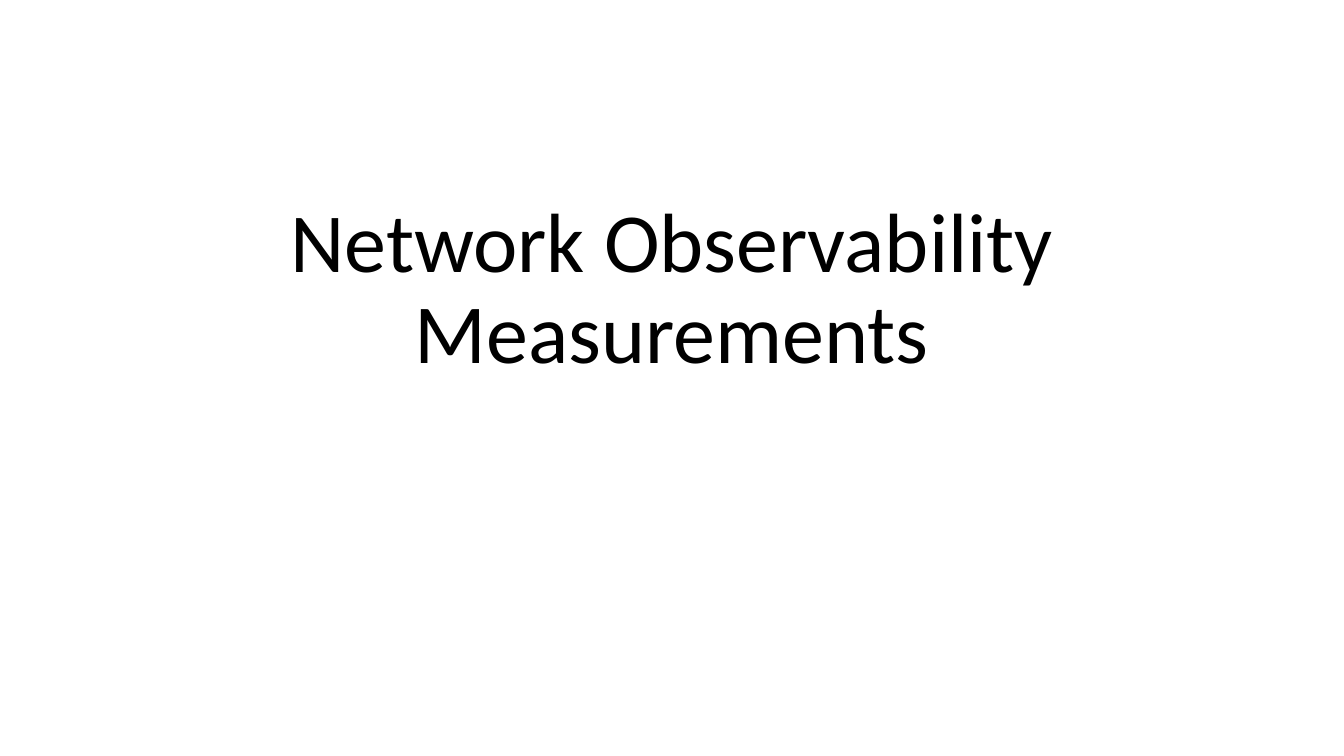
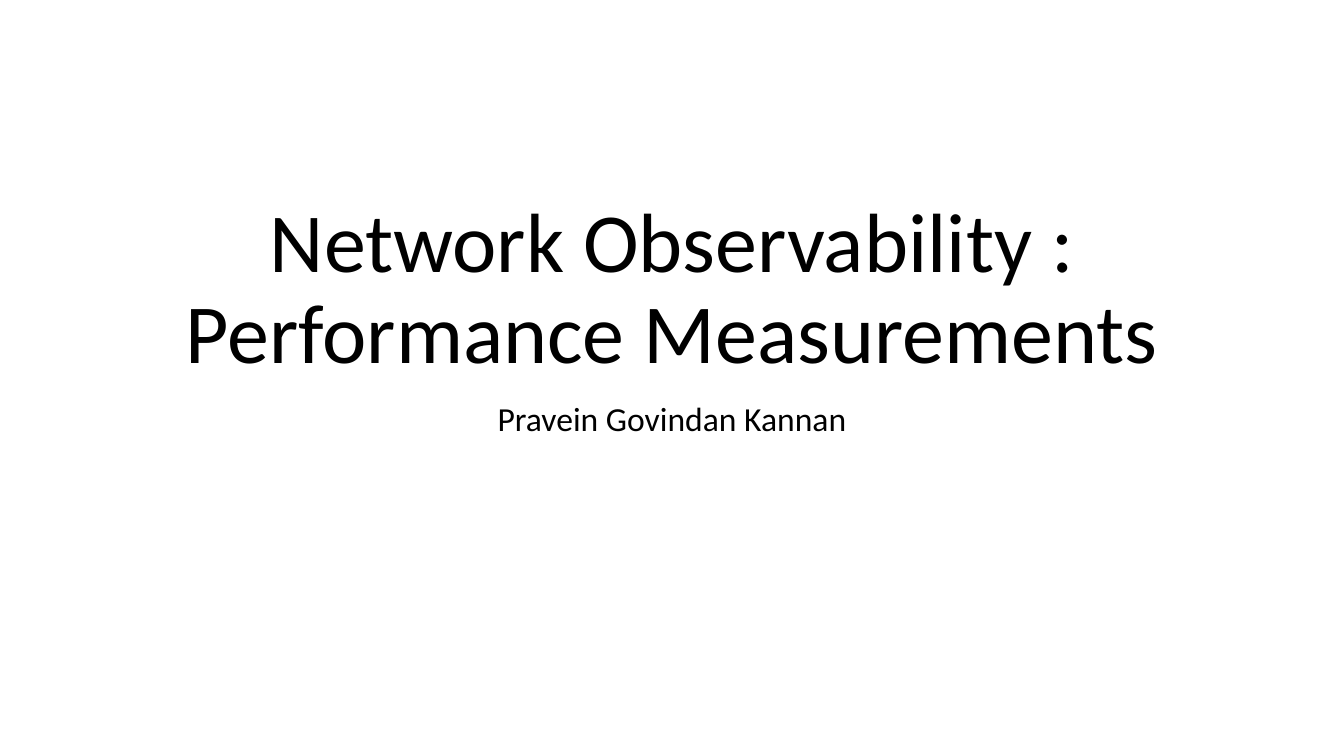
Before and after one commit to netobserv/netobserv-ebpf-agent, a slide deck: slide 1 of docs/measurements.pptx. Drawn at 1344x756 pixels with LibreOffice and Linux fonts; fonts in the diff are those of the drawing. Boxes give left, top, right and bottom in pixels: in the first picture for what was removed or moved away, otherwise in the second. Text is boxed around its words. In the diff, an @@ line names an element or a change of style, - is before the commit and + after.

Commit message:
Cosmetic changes to measurements

```diff
--- a/docs/measurements.pptx
+++ b/docs/measurements.pptx
@@ title at box(186, 213, 1158, 364): text changed @@
-Network Observability Measurements
+Network Observability :
+Performance Measurements
@@ subtitle added at box(498, 407, 846, 432), 24 pt, text #000000 @@
+Pravein Govindan Kannan
```
Also in this commit, not shown: 4 other slides changed.
